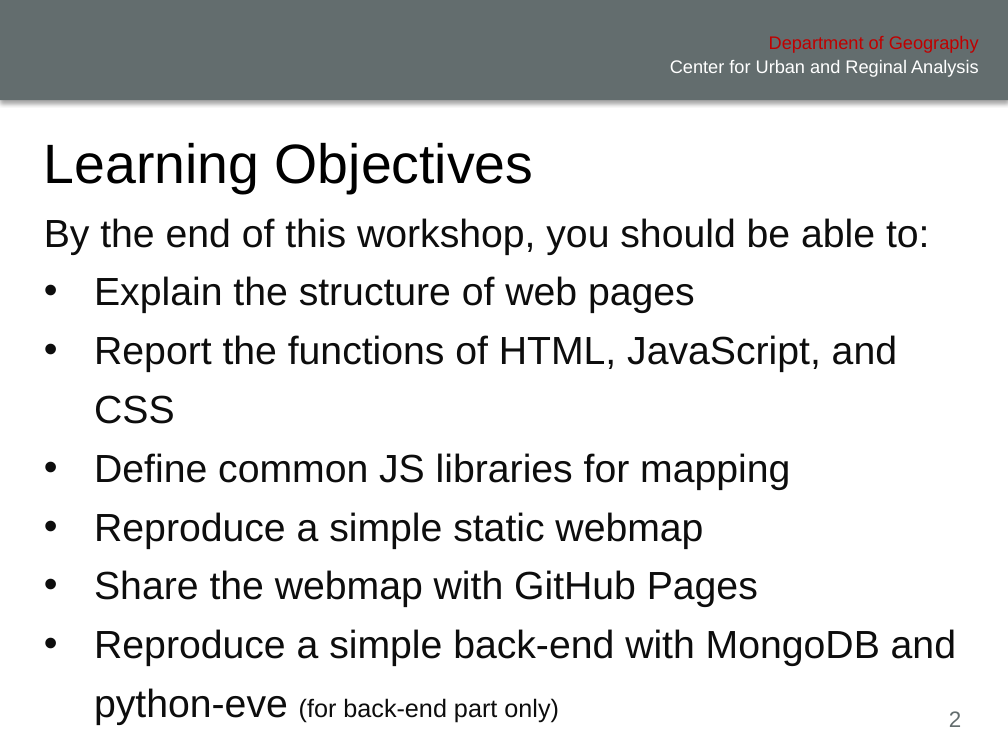
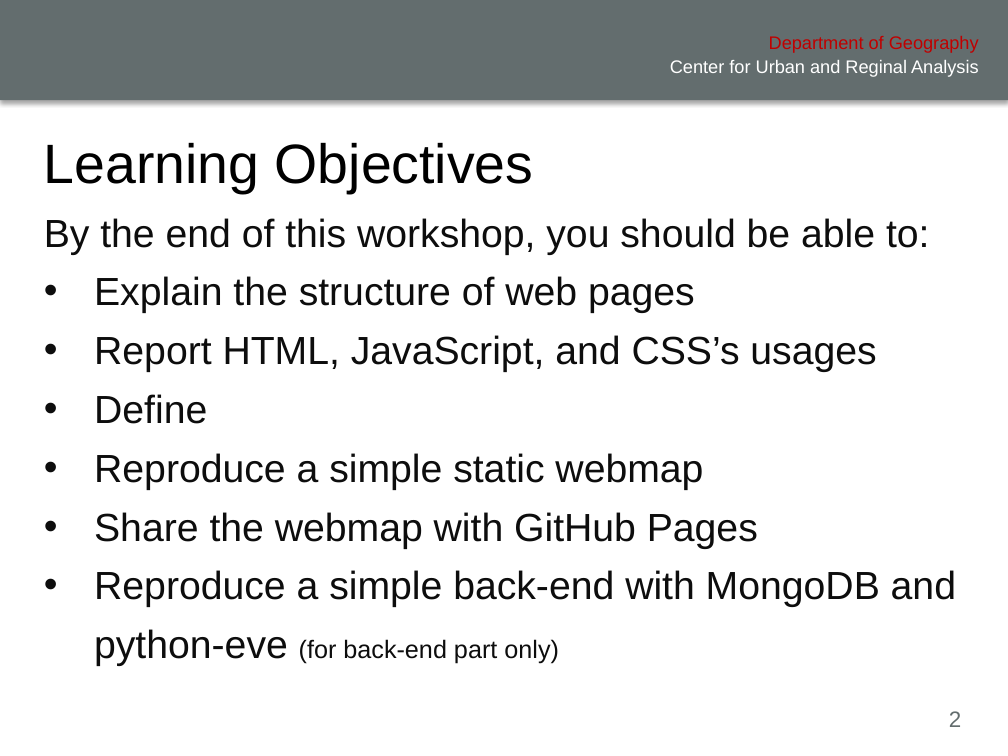
Before and after one commit to xiaohuiliugis/UCGIS-Fullstack-Geovisualization-Workshop, a slide deck: slide 2 of doc/presentation.pptx. Drawn at 1008x756 pixels with LibreOffice and Linux fonts; fonts in the diff are those of the drawing; background and template pictures are left out. Boxes give left, top, right and bottom in pixels: in the first picture for what was removed or moved away, otherwise in the second. Text is boxed around its words. In the diff, an @@ line names an element or a change of style, - is before the commit and + after.

```diff
--- a/doc/presentation.pptx
+++ b/doc/presentation.pptx
@@ text at [94, 335, 876, 424]: text changed @@
-• Report the functions of HTML, JavaScript, and CSS
-• Define common JS libraries for mapping
+• Report HTML, JavaScript, and CSS’s usages
+• Define
```
Also in this commit, not shown: 4 other slides changed, 31 slides added, 1 slide removed, 5 other files.
